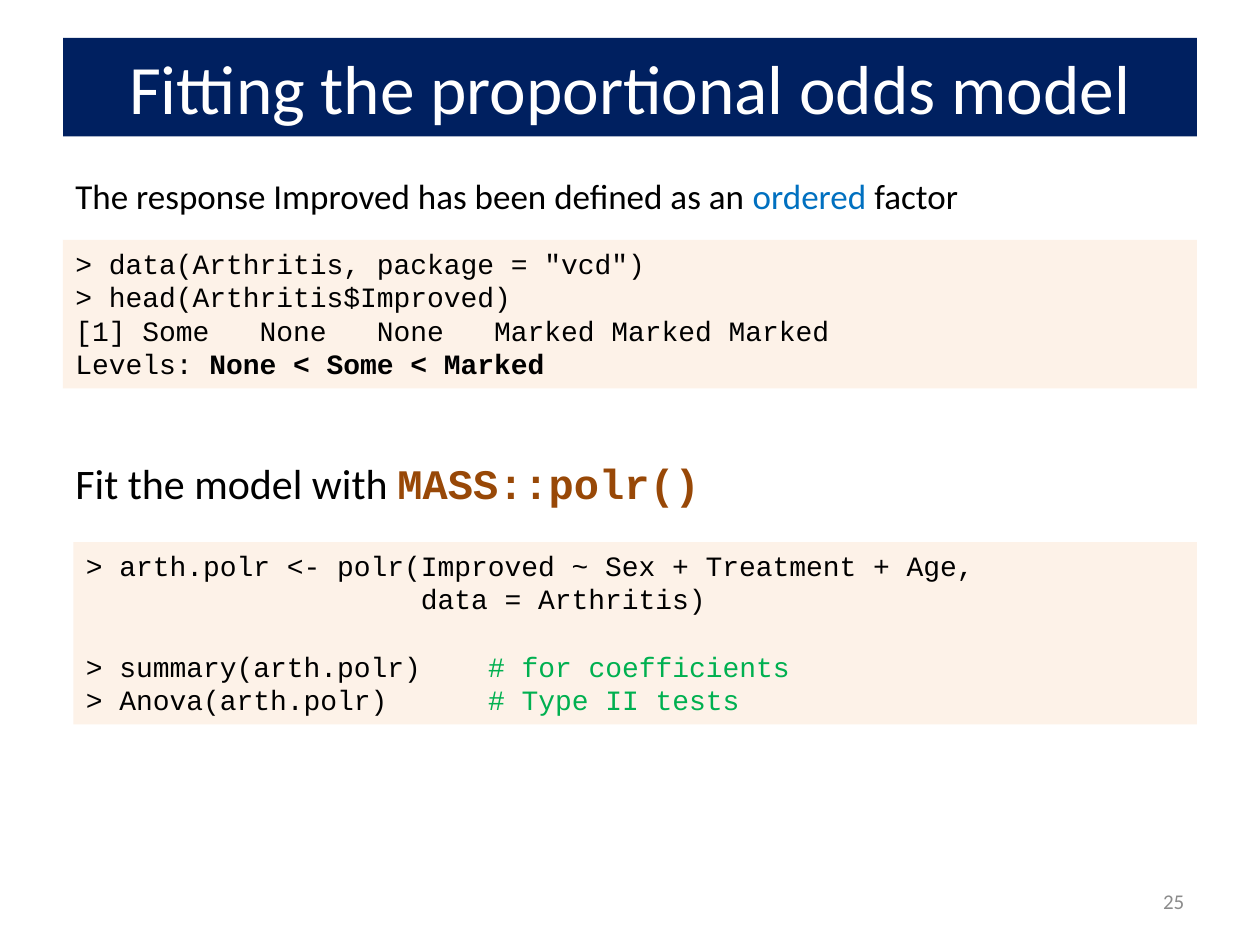
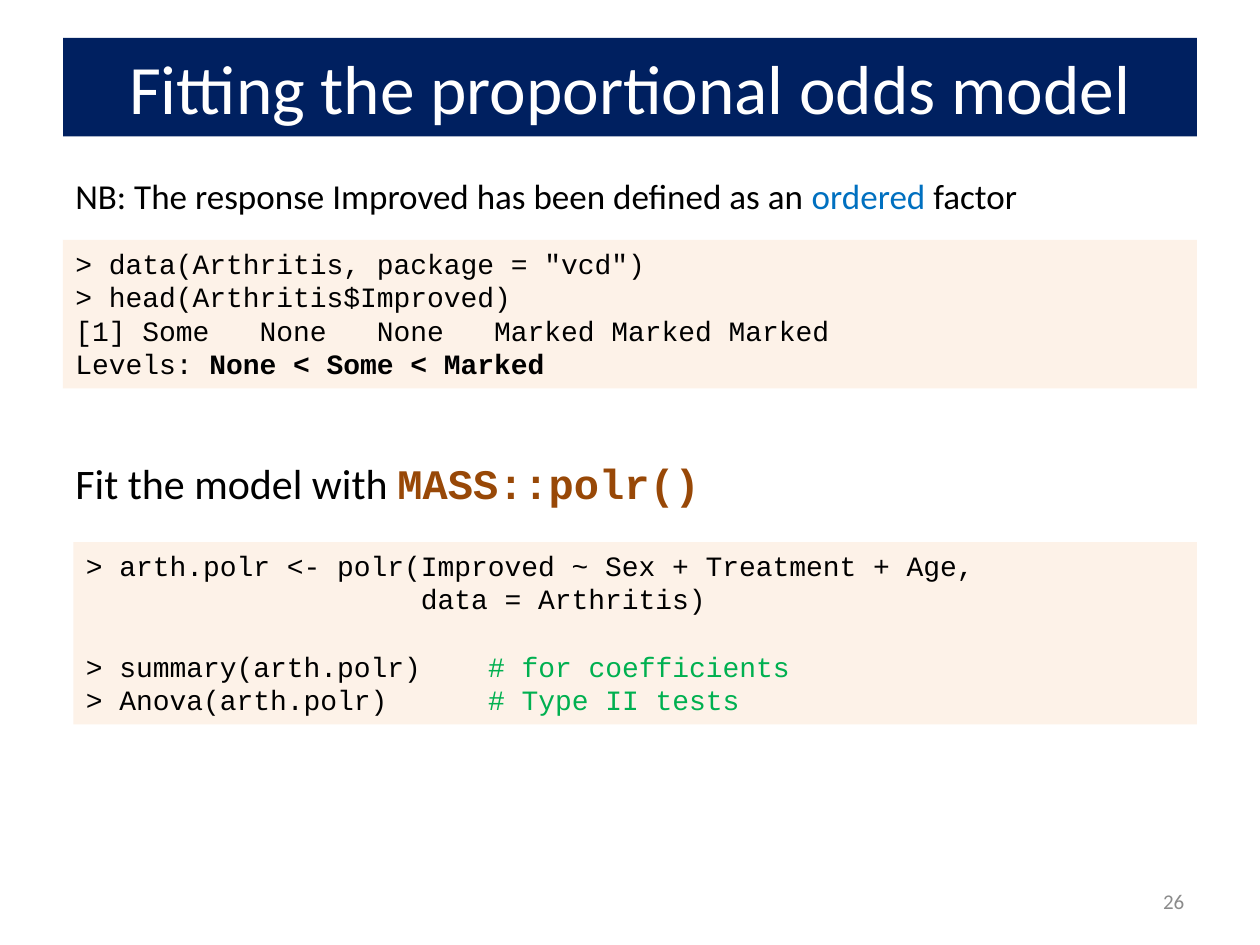
Before and after one commit to friendly/psy6136, a slide deck: slide 26 of docs/lectures/07-Logistic2.pptx (slide 25 before the commit). Drawn at 1260x945 pixels with LibreOffice and Linux fonts; fonts in the diff are those of the drawing. Boxes give left, top, right and bottom in pixels: in the first picture for what was removed or moved away, otherwise in the second. Text is boxed around its words. In the diff, an @@ line names an element or a change of style, - is before the commit and + after.

```diff
--- a/docs/lectures/07-Logistic2.pptx
+++ b/docs/lectures/07-Logistic2.pptx
@@ text at [75, 184, 1017, 215]: text changed @@
-The response Improved has been defined as an ordered factor
+NB: The response Improved has been defined as an ordered factor
@@ page number at [1163, 895, 1184, 909]: text changed @@
-25
+26
```
Also in this commit, not shown: 4 other slides changed, 1 slide added, 18 other files.
